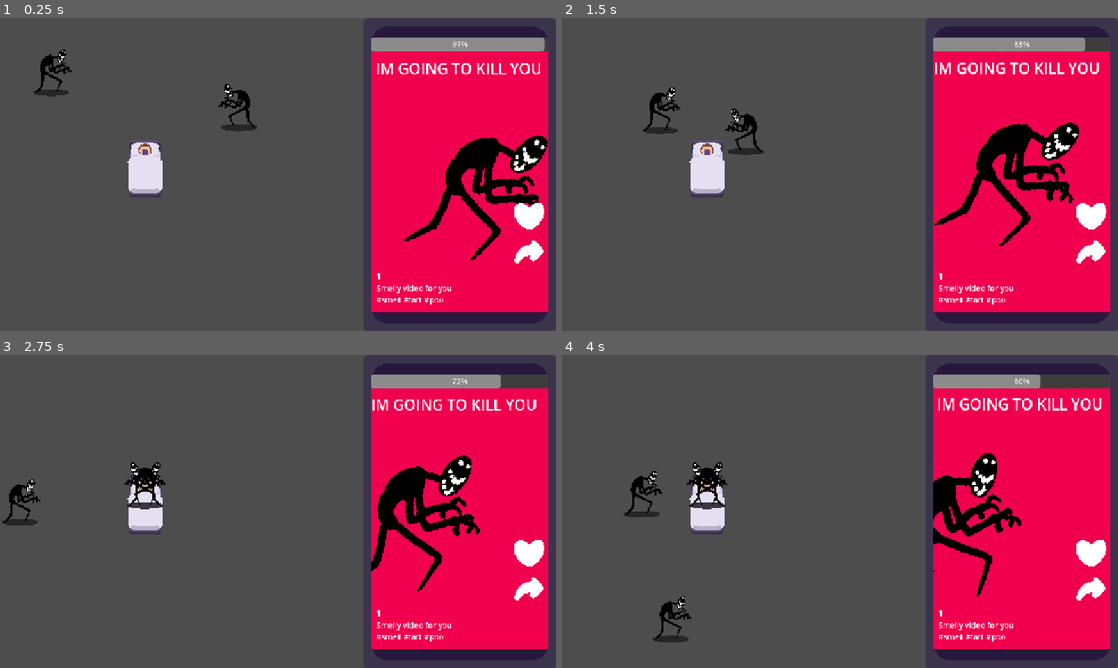
Above: before the commit, frames 1-4 (two rows, left to right).
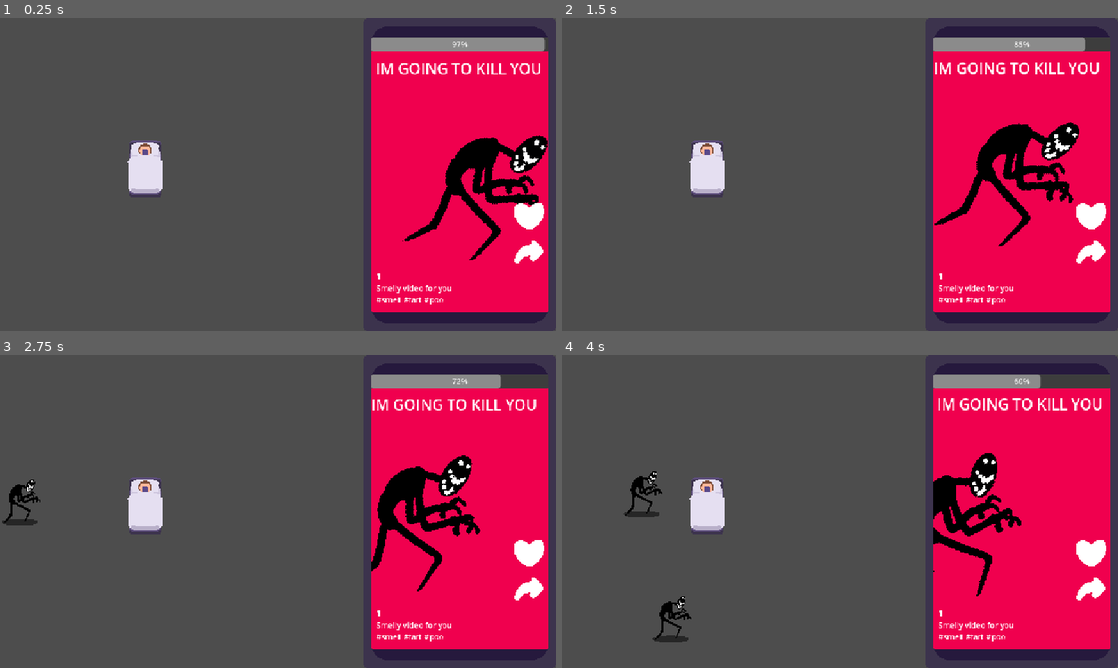
Above: after the commit, the same moments.

Repository: orbital-mage/gmtk-2025
Game: Godot game, scene res://game.tscn
The game is run twice, just before and just after one commit, with the same random seed, the same clock (stepped at 60 frames per second) and the same inputs.
Inputs (mouse positions are in pixels of both pictures, inside the frame that each line leads up to):
- Up to frame 1 (0.25 s): no input
- Up to frame 2 (1.5 s): move the mouse to (1023, 180) at 0.52 s; press the mouse at (1023, 180) at 0.53 s; move the mouse to (728, 190) at 1.27 s; release the mouse at (728, 190) at 1.28 s; tap Tab (spawn) at 1.35 s; click (728, 190) at 1.42 s
- Up to frame 3 (2.75 s): move the mouse to (333, 442) at 2.02 s; press the mouse at (333, 442) at 2.03 s
- Up to frame 4 (4 s): move the mouse to (812, 574) at 2.77 s; release the mouse at (812, 574) at 2.78 s; tap Tab (spawn) at 2.85 s; click (812, 574) at 2.92 s; move the mouse to (1006, 558) at 3.52 s; press the mouse at (1006, 558) at 3.53 s

The runs differ from the first frame. In frame 1, 0.8% of the frame differs, in the area x 6-47%, y 10-37%; in frame 2, 0.8%; in frame 3, 0.5%; in frame 4, 0.5%.

Commit message:
video duration & audio

Diff:
--- a/Scenes/videos/demon_jumpscare.tscn
+++ b/Scenes/videos/demon_jumpscare.tscn
@@ -1,6 +1,6 @@
 [gd_scene load_steps=6 format=3 uid="uid://bhj4mugmmuvaj"]
 
-[ext_resource type="Texture2D" uid="uid://bioncmi21pimw" path="res://Graphics/demon.png" id="1_ke0bs"]
+[ext_resource type="Texture2D" uid="uid://bioncmi21pimw" path="res://assets/graphics/demon.png" id="1_ke0bs"]
 
 [sub_resource type="LabelSettings" id="LabelSettings_xhv2u"]
 font_size = 31
--- a/phone/phone.gd
+++ b/phone/phone.gd
@@ -12,6 +12,7 @@
 
 func _ready() -> void:
 	current_video = _next_video()
+	current_video.play()
 
 func _process(delta: float) -> void:
 	State.snooze(delta)
@@ -19,10 +20,7 @@
 	if scroll == Scroll.DOWN:
 		scroll_vertical += delta * 1600
 		if scroll_vertical == size.y:
-			scroll = Scroll.NONE
-			container.remove_child(current_video)
-			current_video = next_video
-			next_video = null
+			_choose_video()
 	if scroll == Scroll.UP:
 		if scroll_vertical == 0 and next_video:
 			scroll_vertical = size.y
@@ -30,10 +28,7 @@
 		scroll_vertical -= delta * 1600
 
 		if scroll_vertical == 0:
-			scroll = Scroll.NONE
-			container.remove_child(current_video)
-			current_video = next_video
-			next_video = null
+			_choose_video()
 
 func _gui_input(event: InputEvent) -> void:
 	if event is InputEventMouseButton and event.is_pressed():
@@ -65,3 +60,10 @@
 	container.add_child(video)
 	container.move_child(video, 0)
 	return video
+
+func _choose_video() -> void:
+	scroll = Scroll.NONE
+	container.remove_child(current_video)
+	current_video = next_video
+	next_video = null
+	current_video.play()
--- a/phone/phone.tscn
+++ b/phone/phone.tscn
@@ -2,7 +2,7 @@
 
 [ext_resource type="Script" uid="uid://bprhbwuvj4xrv" path="res://phone/phone.gd" id="1_pu2er"]
 [ext_resource type="Script" uid="uid://bj8j3vsayt2sq" path="res://phone/attention_bar.gd" id="3_prab7"]
-[ext_resource type="Texture2D" uid="uid://b1n6mtp00gquh" path="res://Graphics/phone_border.png" id="3_pu2er"]
+[ext_resource type="Texture2D" uid="uid://b1n6mtp00gquh" path="res://assets/graphics/phone_border.png" id="3_pu2er"]
 
 [node name="Phone" type="Control"]
 layout_mode = 3
--- a/phone/video.gd
+++ b/phone/video.gd
@@ -9,6 +9,7 @@
 
 @onready var info_label: RichTextLabel = $Info
 @onready var content: Node2D = $Content
+@onready var audio: AudioStreamPlayer = $AudioStreamPlayer
 @onready var timer: Timer = $Timer
 
 func _ready() -> void:
@@ -23,7 +24,10 @@
 	content.add_child(video.instantiate())
 
 	timer.wait_time = duration
+
+func play() -> void:
 	timer.start()
+	audio.play()
 
 func _on_likes_gui_input(event: InputEvent) -> void:
 	if event is InputEventMouseButton and event.is_action_pressed("click"):
@@ -34,4 +38,5 @@
 		print("share")
 
 func _on_video_completed() -> void:
+	audio.play()
 	print("video finished")
--- a/phone/video.tscn
+++ b/phone/video.tscn
@@ -1,27 +1,28 @@
-[gd_scene load_steps=5 format=3 uid="uid://b7j8tmmeq2u0x"]
+[gd_scene load_steps=6 format=3 uid="uid://b7j8tmmeq2u0x"]
 
 [ext_resource type="Script" uid="uid://cunvyp7u0olgb" path="res://phone/video.gd" id="1_54tw5"]
 [ext_resource type="PackedScene" uid="uid://bhj4mugmmuvaj" path="res://Scenes/videos/demon_jumpscare.tscn" id="1_077d1"]
-[ext_resource type="Texture2D" uid="uid://dwisv1pyyxccd" path="res://Graphics/button_like.png" id="1_vt4bk"]
-[ext_resource type="Texture2D" uid="uid://b3uik4u1kuc3l" path="res://Graphics/button_share.png" id="2_077d1"]
+[ext_resource type="Texture2D" uid="uid://dwisv1pyyxccd" path="res://assets/graphics/button_like.png" id="1_vt4bk"]
+[ext_resource type="Texture2D" uid="uid://b3uik4u1kuc3l" path="res://assets/graphics/button_share.png" id="2_077d1"]
+[ext_resource type="AudioStream" uid="uid://vj3rbjbjxaw8" path="res://assets/sounds/demon_jumpscare.mp3" id="3_dvvke"]
 
 [node name="Video" type="Control"]
 custom_minimum_size = Vector2(0, 541)
 layout_mode = 3
-anchors_preset = 15
+anchors_preset = 10
 anchor_right = 1.0
-anchor_bottom = 1.0
 grow_horizontal = 2
-grow_vertical = 2
 script = ExtResource("1_54tw5")
 title = "Fart Productions"
 description = "Smelly video for you"
 tags = Array[String](["smell", "fart", "poo"])
 video = ExtResource("1_077d1")
-duration = 4.0
+duration = 2.0
 
 [node name="Timer" type="Timer" parent="."]
-one_shot = true
+
+[node name="AudioStreamPlayer" type="AudioStreamPlayer" parent="."]
+stream = ExtResource("3_dvvke")
 
 [node name="Content" type="Node2D" parent="."]
 
--- a/world/demon.tscn
+++ b/world/demon.tscn
@@ -1,8 +1,8 @@
 [gd_scene load_steps=5 format=3 uid="uid://cyg6ppa2or1ln"]
 
 [ext_resource type="Script" uid="uid://bng5wx44db0lk" path="res://world/demon.gd" id="1_m12ry"]
-[ext_resource type="Texture2D" uid="uid://bioncmi21pimw" path="res://Graphics/demon.png" id="2_1f8jb"]
-[ext_resource type="Texture2D" uid="uid://xolm704w50ig" path="res://Graphics/shadow.png" id="3_n8ctd"]
+[ext_resource type="Texture2D" uid="uid://bioncmi21pimw" path="res://assets/graphics/demon.png" id="2_1f8jb"]
+[ext_resource type="Texture2D" uid="uid://xolm704w50ig" path="res://assets/graphics/shadow.png" id="3_n8ctd"]
 
 [sub_resource type="CircleShape2D" id="CircleShape2D_iifgy"]
 radius = 58.3095
--- a/world/world.tscn
+++ b/world/world.tscn
@@ -1,8 +1,7 @@
-[gd_scene load_steps=6 format=3 uid="uid://c1mfhecoru6pf"]
+[gd_scene load_steps=5 format=3 uid="uid://c1mfhecoru6pf"]
 
-[ext_resource type="Texture2D" uid="uid://bglg0jbegbros" path="res://Graphics/bed.png" id="1_tcf2h"]
+[ext_resource type="Texture2D" uid="uid://bglg0jbegbros" path="res://assets/graphics/bed.png" id="1_tcf2h"]
 [ext_resource type="Script" uid="uid://cyaeqp5ccqdj2" path="res://world/player.gd" id="2_4717r"]
-[ext_resource type="PackedScene" uid="uid://cyg6ppa2or1ln" path="res://world/demon.tscn" id="2_h5o24"]
 [ext_resource type="Script" uid="uid://er46c0qkc5h0" path="res://world/demon_spawner.gd" id="4_h5o24"]
 
 [sub_resource type="CapsuleShape2D" id="CapsuleShape2D_tcf2h"]
@@ -23,14 +22,6 @@
 [node name="CollisionShape2D" type="CollisionShape2D" parent="Player/Area2D"]
 shape = SubResource("CapsuleShape2D_tcf2h")
 
-[node name="Enemy" parent="." node_paths=PackedStringArray("player") instance=ExtResource("2_h5o24")]
-position = Vector2(86, 138)
-player = NodePath("../Player")
-
-[node name="Enemy2" parent="." node_paths=PackedStringArray("player") instance=ExtResource("2_h5o24")]
-position = Vector2(518, 216)
-player = NodePath("../Player")
-
 [node name="DemonSpawner" type="Node" parent="." node_paths=PackedStringArray("world", "player")]
 script = ExtResource("4_h5o24")
 world = NodePath("..")
Renamed: Graphics/bed.png -> assets/graphics/bed.png
Not shown, changed: assets/graphics/bed.png.import
Renamed: Graphics/button_like.png -> assets/graphics/button_like.png
Not shown, changed: assets/graphics/button_like.png.import
Renamed: Graphics/button_share.png -> assets/graphics/button_share.png
Not shown, changed: assets/graphics/button_share.png.import
Renamed: Graphics/demon.png -> assets/graphics/demon.png
Not shown, changed: assets/graphics/demon.png.import
Renamed: Graphics/icon.png -> assets/graphics/icon.png
Not shown, changed: assets/graphics/icon.png.import
Renamed: Graphics/icon.svg -> assets/graphics/icon.svg
Not shown, changed: assets/graphics/icon.svg.import
(and 6 more such lines)
